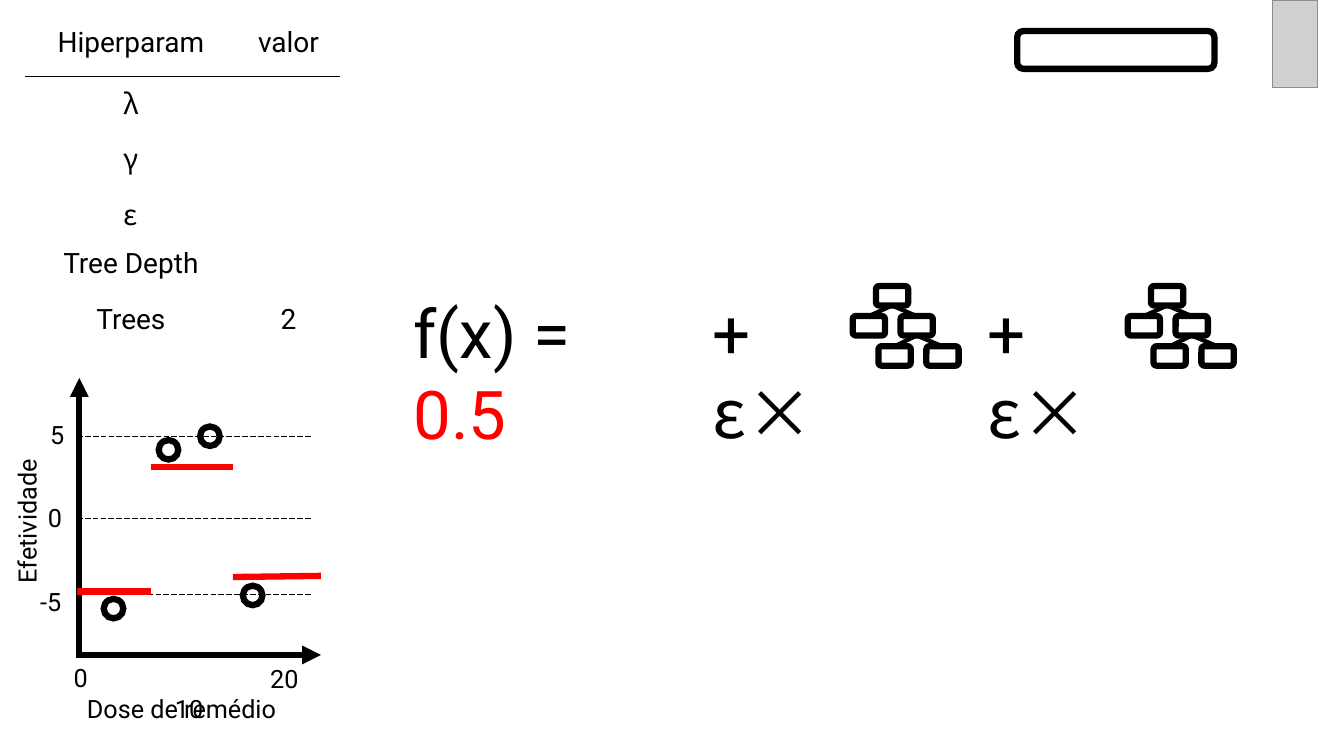
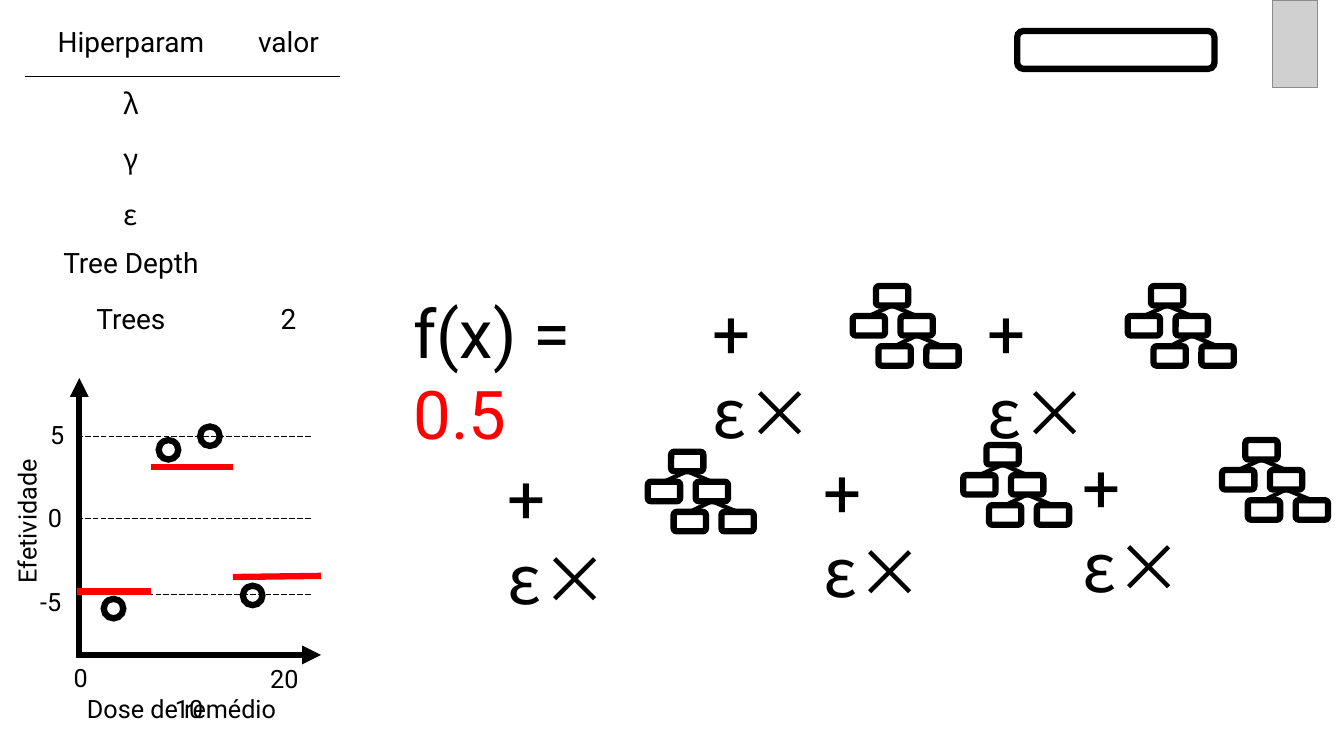
Before and after one commit to curso-r/202005-xgboost, a slide deck: slide 56 of slides/slides_xgb_teoria_e_passo_a_passo.pptx. Drawn at 1344x756 pixels with LibreOffice and Linux fonts; fonts in the diff are those of the drawing; grey boxes stand for pictures. Boxes give left, top, right and bottom in pixels: in the first picture for what was removed or moved away, otherwise in the second. Text is boxed around its words. In the diff, an @@ line names an element or a change of style, - is before the commit and + after.

```diff
--- a/slides/slides_xgb_teoria_e_passo_a_passo.pptx
+++ b/slides/slides_xgb_teoria_e_passo_a_passo.pptx
@@ group added at (648,452,754,531): 5 rounded rectangles, 4 lines @@
@@ group added at (964,446,1070,524): 5 rounded rectangles, 4 lines @@
@@ group added at (1222,441,1328,519): 5 rounded rectangles, 4 lines @@
@@ text added at (508,557,609,605), 48 pt, text #000000 @@
++ ε×
@@ text added at (823,550,924,598), 48 pt, text #000000 @@
++ ε×
@@ text added at (1082,545,1183,593), 48 pt, text #000000 @@
++ ε×
```
Also in this commit, not shown: 37 other slides changed, 16 other files.
